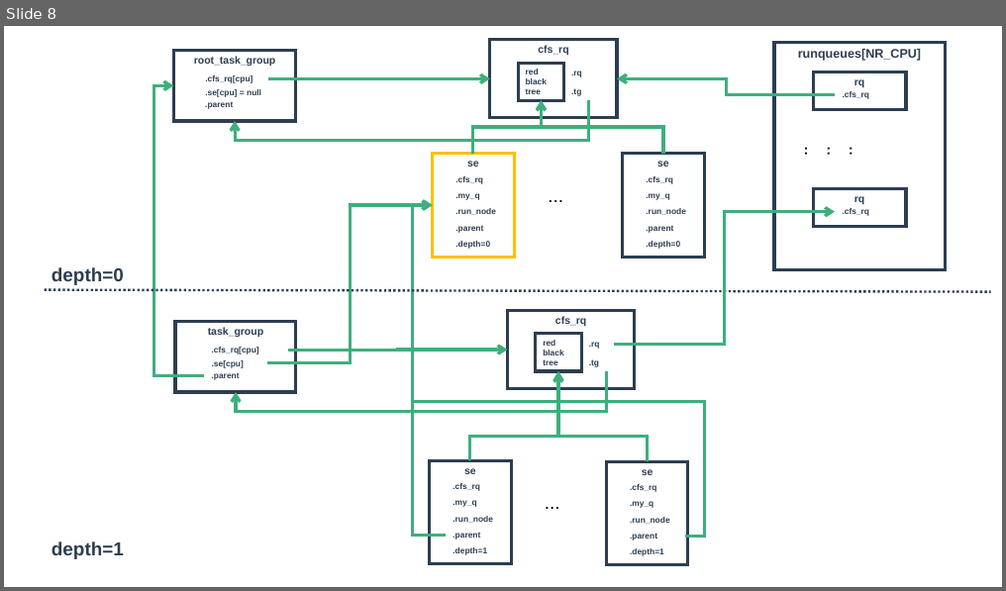
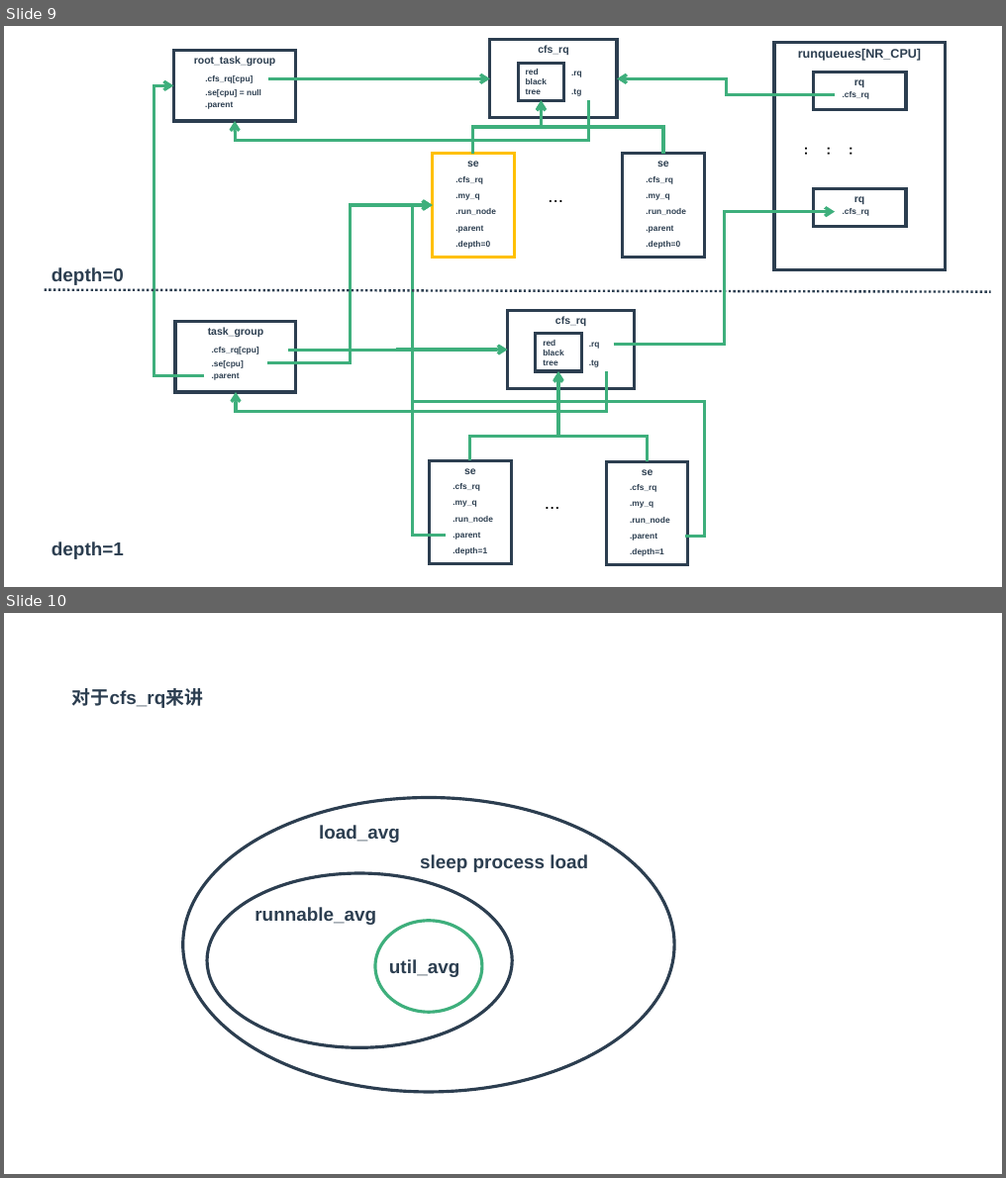
Before and after one commit to zaiqiang-dong/zaiqiang, a slide deck: picture/ppt/process/process.pptx. Shown one above the other, each under a label of ours: slide 8 before the commit, slides 9 and 10 after it. The pictures are 1006x591 and 1006x1178 pixels, drawn with LibreOffice and Linux fonts; fonts in the diff are those of the drawing. Boxes give left, top, right and bottom in pixels: in the first picture for what was removed or moved away, otherwise in the second. Text is boxed around its words. In the diff, an @@ line names an element or a change of style, - is before the commit and + after.

```diff
--- a/picture/ppt/process/process.pptx
+++ b/picture/ppt/process/process.pptx
@@ slide 10 added at [4, 613, 1002, 1174], background #FFFFFF @@
@@ text added at [72, 688, 203, 708], 18 pt, text #2C3E50, bold @@
+对于cfs_rq来讲
@@ ellipse added at [183, 798, 675, 1092], outline #2C3E50 3 pt @@
@@ text added at [319, 825, 400, 843], 18 pt, text #2C3E50, bold @@
+load_avg
@@ ellipse added at [207, 873, 512, 1048], outline #2C3E50 3 pt @@
@@ text added at [420, 855, 588, 872], 18 pt, text #2C3E50, bold @@
+sleep process load
@@ text added at [254, 907, 376, 925], 18 pt, text #2C3E50, bold @@
+runnable_avg
@@ ellipse added at [375, 921, 482, 1012], outline #3EAF7C 3 pt @@
@@ text added at [389, 959, 459, 977], 18 pt, text #2C3E50, bold @@
+util_avg
@@ what was slide 8 is now slide 9 @@
```
Also in this commit, not shown: 1 slide changed, 10 other slides added, 9 slides removed, 23 other files.
